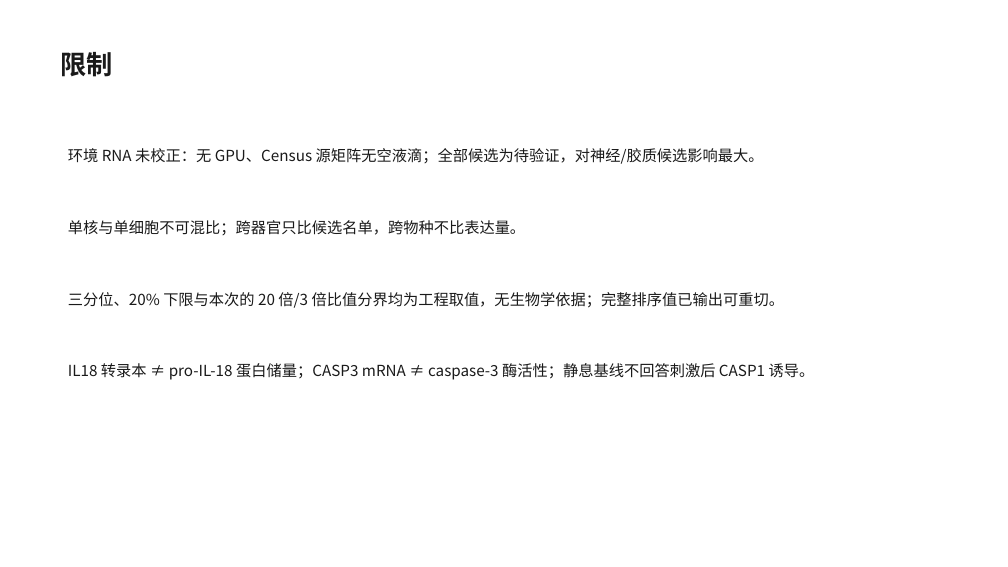
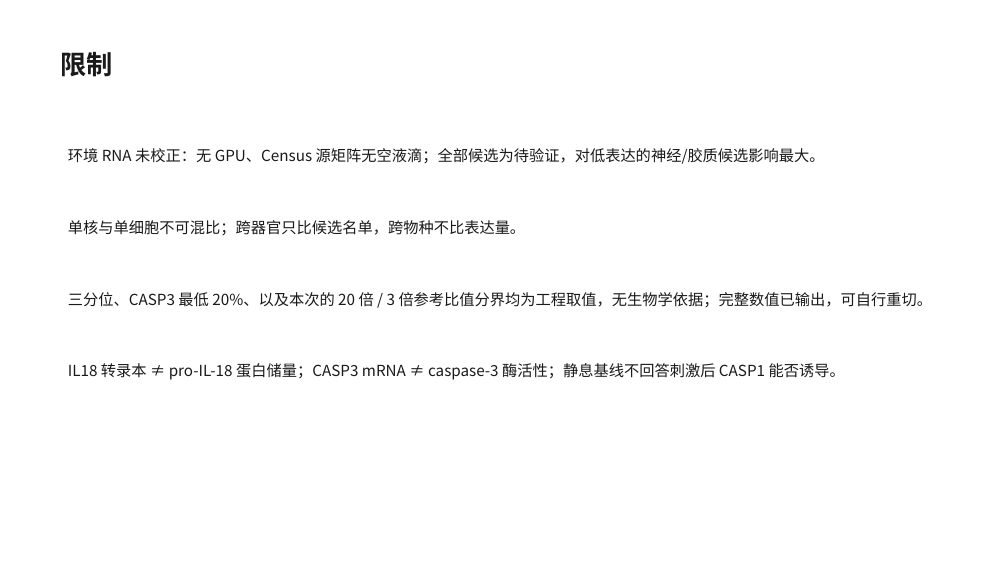
Before and after one commit to 7c96bzczcj-prog/aaa, a slide deck: slide 7 of il18_casp5organ/IL18_CASP_五器官筛选.pptx (slide 6 before the commit). Drawn at 1008x567 pixels with LibreOffice and Linux fonts; fonts in the diff are those of the drawing. Boxes give left, top, right and bottom in pixels: in the first picture for what was removed or moved away, otherwise in the second. Text is boxed around its words. In the diff, an @@ line names an element or a change of style, - is before the commit and + after.

```diff
--- a/il18_casp5organ/IL18_CASP_五器官筛选.pptx
+++ b/il18_casp5organ/IL18_CASP_五器官筛选.pptx
@@ text at (x1=68, y1=148, x2=825, y2=164): text changed @@
-环境 RNA 未校正：无 GPU、Census 源矩阵无空液滴；全部候选为待验证，对神经/胶质候选影响最大。
+环境 RNA 未校正：无 GPU、Census 源矩阵无空液滴；全部候选为待验证，对低表达的神经/胶质候选影响最大。
@@ text at (x1=68, y1=292, x2=933, y2=307): text changed @@
-三分位、20% 下限与本次的 20 倍/3 倍比值分界均为工程取值，无生物学依据；完整排序值已输出可重切。
+三分位、CASP3 最低 20%、以及本次的 20 倍 / 3 倍参考比值分界均为工程取值，无生物学依据；完整数值已输出，可自行重切。
@@ text at (x1=68, y1=363, x2=845, y2=380): text changed @@
-IL18 转录本 ≠ pro-IL-18 蛋白储量；CASP3 mRNA ≠ caspase-3 酶活性；静息基线不回答刺激后 CASP1 诱导。
+IL18 转录本 ≠ pro-IL-18 蛋白储量；CASP3 mRNA ≠ caspase-3 酶活性；静息基线不回答刺激后 CASP1 能否诱导。
```
Also in this commit, not shown: 5 other slides changed, 1 slide added, 11 other files.
